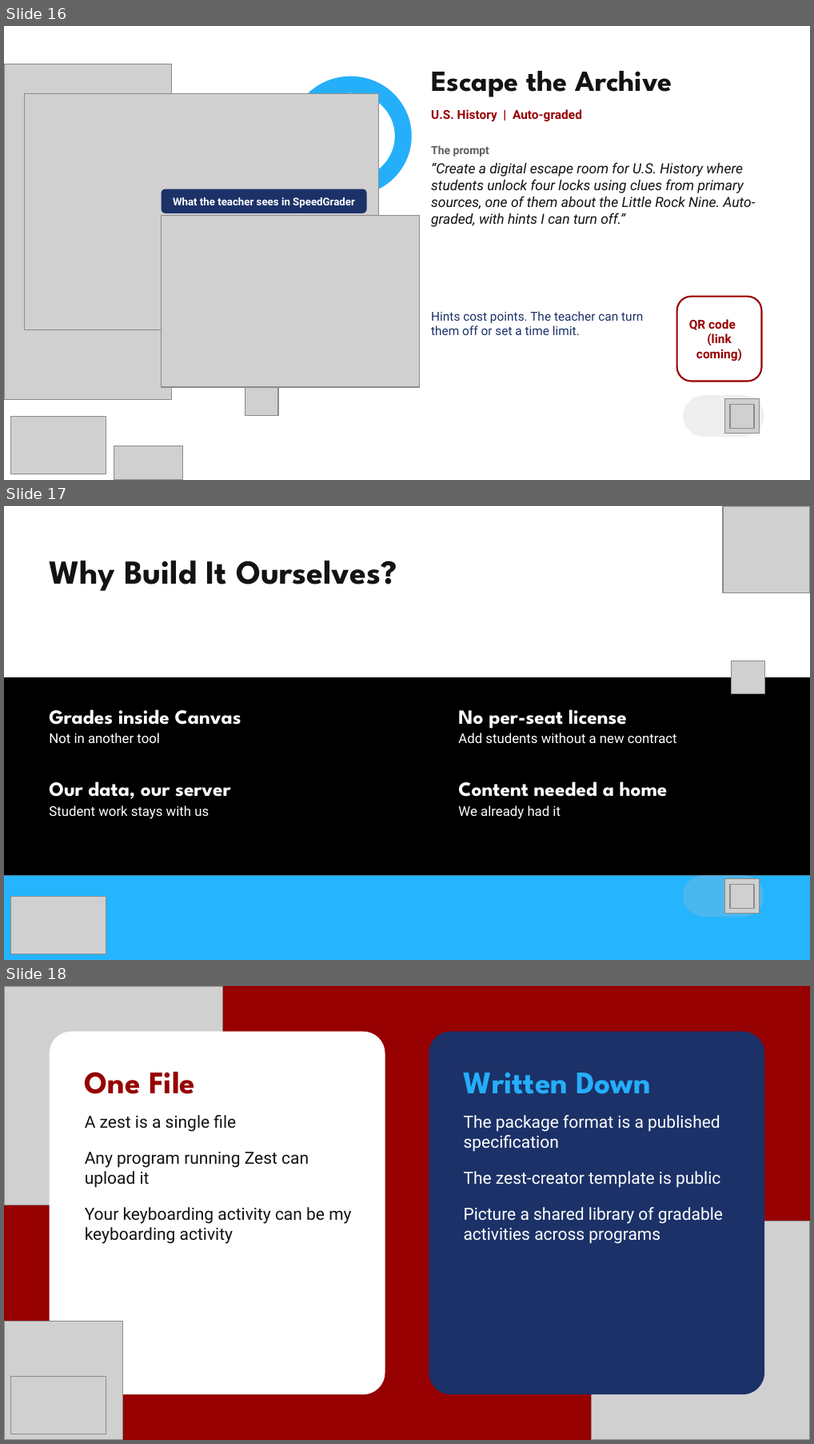
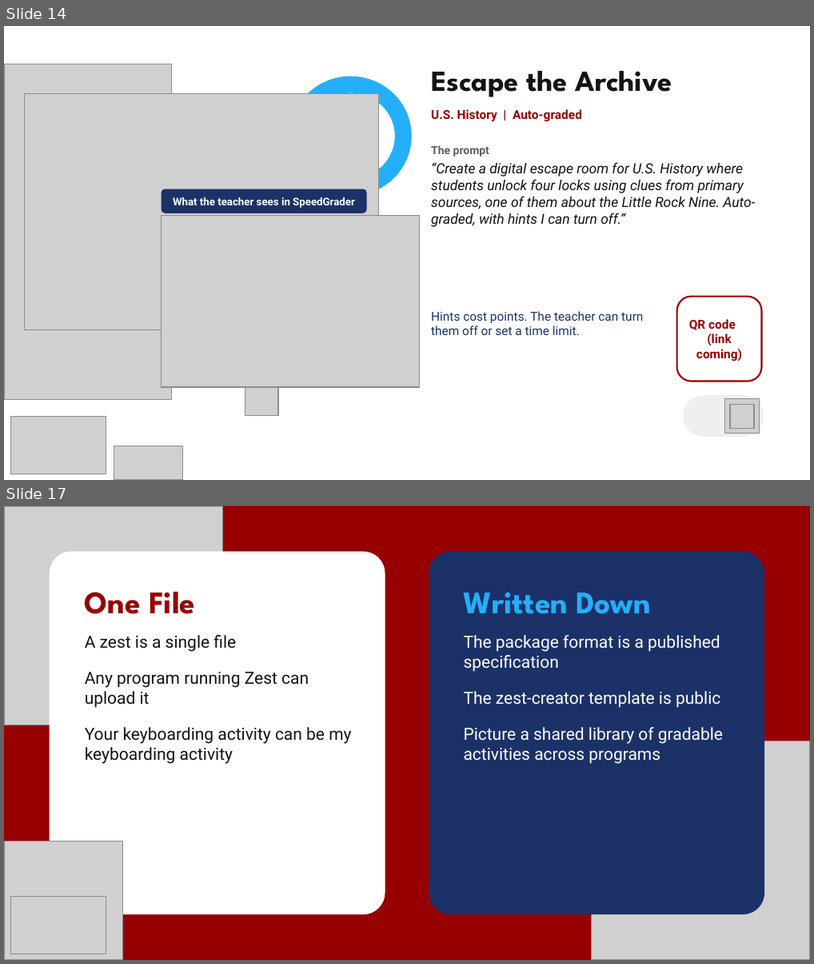
Before and after one commit to VirtualArkansasOrg/zest-spec, a slide deck: presentations/2026-vlla/deck/zest-vlla-2026.pptx. Shown one above the other, each under a label of ours: slides 16, 17 and 18 before the commit, slides 14 and 17 after it; the slides between them are not shown. The pictures are 814x1444 and 814x964 pixels, drawn with LibreOffice and Linux fonts; fonts in the diff are those of the drawing; grey boxes stand for pictures. Boxes give left, top, right and bottom in pixels: in the first picture for what was removed or moved away, otherwise in the second. Text is boxed around its words. In the diff, an @@ line names an element or a change of style, - is before the commit and + after.

```diff
--- a/presentations/2026-vlla/deck/zest-vlla-2026.pptx
+++ b/presentations/2026-vlla/deck/zest-vlla-2026.pptx
@@ slide 17 removed at bbox=[4, 506, 810, 960], background #FFFFFF @@
@@ picture removed at bbox=[723, 506, 810, 593] @@
@@ text removed at bbox=[49, 560, 398, 591] @@
-Why Build It Ourselves?
@@ picture removed at bbox=[731, 661, 765, 694] @@
@@ rectangle removed at bbox=[4, 677, 810, 875] @@
@@ text removed at bbox=[49, 709, 242, 743] @@
-Grades inside Canvas
-Not in another tool
@@ text removed at bbox=[458, 709, 678, 743] @@
-No per-seat license
-Add students without a new contract
@@ text removed at bbox=[49, 781, 231, 819] @@
-Our data, our server
-Student work stays with us
@@ text removed at bbox=[458, 781, 668, 819] @@
-Content needed a home
-We already had it
@@ rectangle removed at bbox=[4, 876, 810, 960] @@
@@ freeform shape removed at bbox=[684, 875, 765, 916] @@
@@ picture removed at bbox=[725, 879, 758, 912] @@
@@ picture removed at bbox=[730, 884, 754, 908] @@
@@ picture removed at bbox=[11, 896, 106, 952] @@
@@ what was slide 16 is now slide 14 @@
@@ what was slide 18 is now slide 17 @@
```
Also in this commit, not shown: 3 slides changed, 5 other files.
